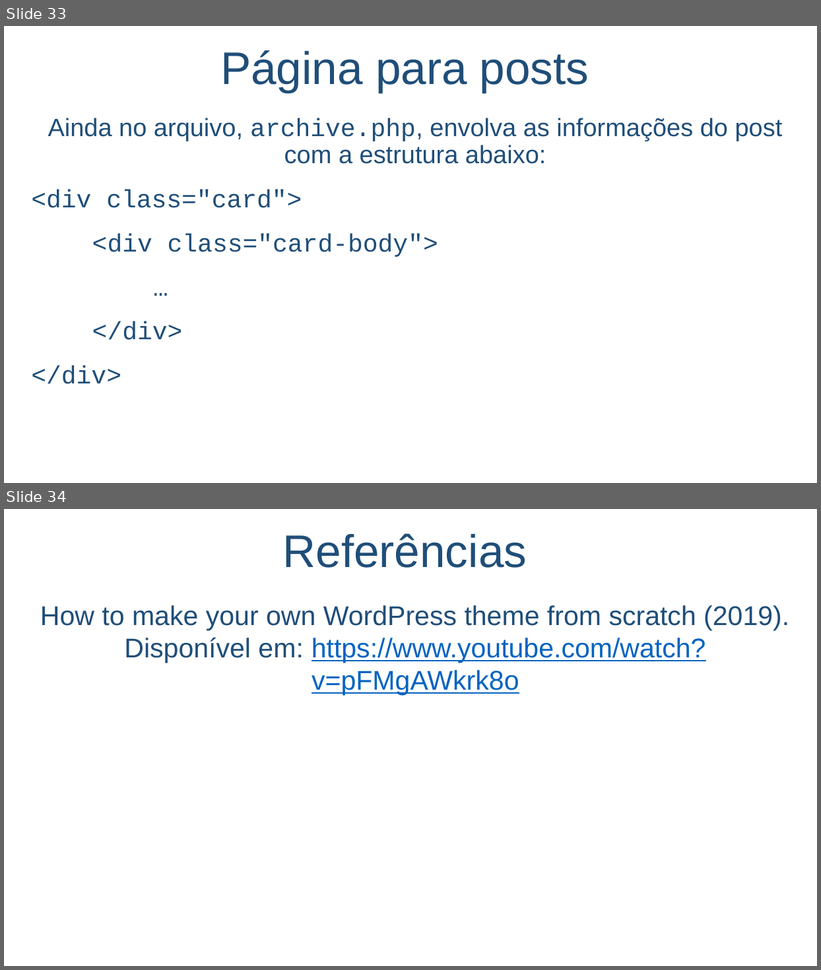
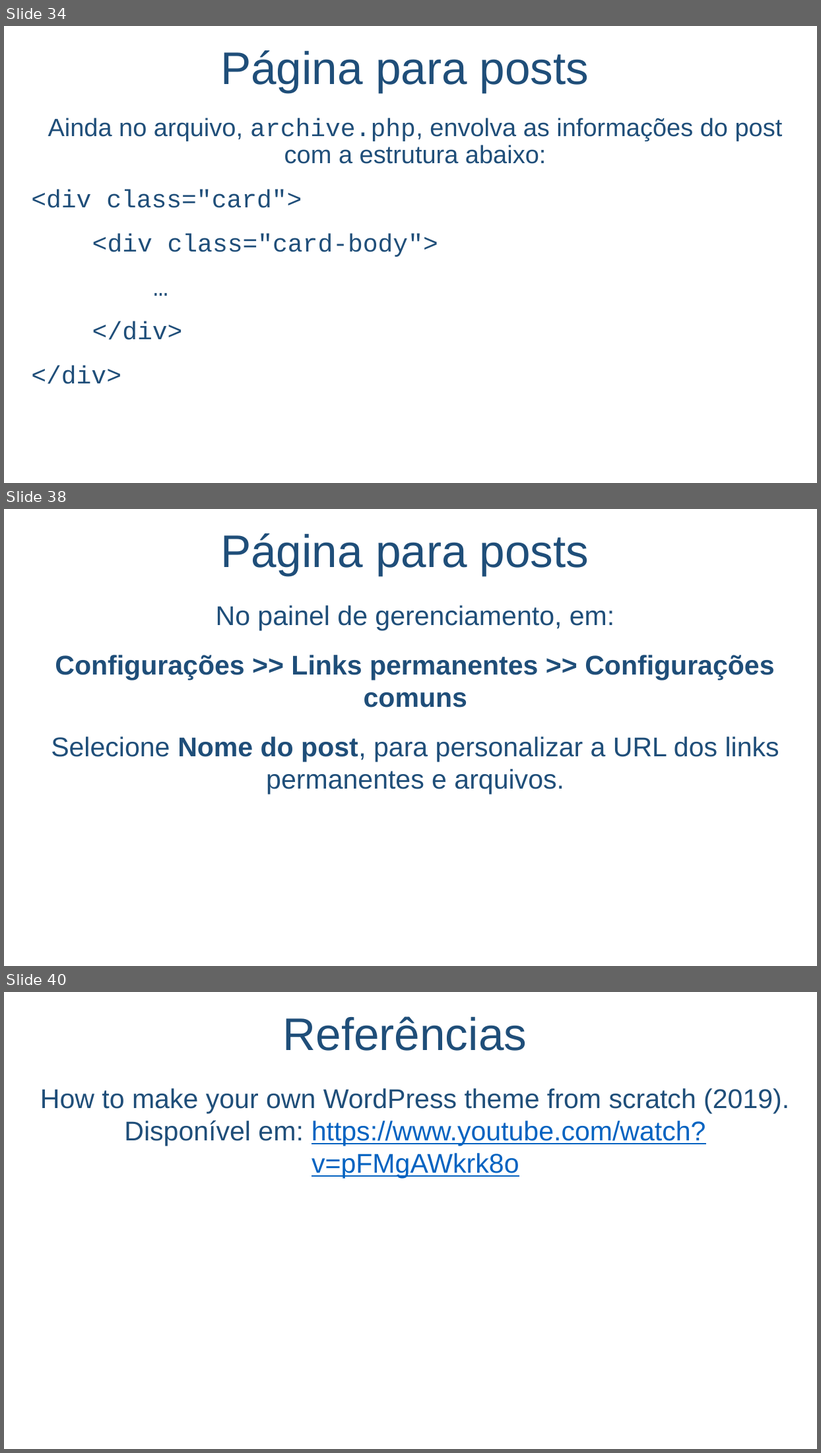
Before and after one commit to salmo-jr/public-slides, a slide deck: wordpress-como-criar-um-novo-tema.pptx. Shown one above the other, each under a label of ours: slides 33 and 34 before the commit, slides 34, 38 and 40 after it; the slides between them are not shown. The pictures are 821x970 and 821x1453 pixels, drawn with LibreOffice and Linux fonts; fonts in the diff are those of the drawing; background and template pictures are left out. Boxes give left, top, right and bottom in pixels: in the first picture for what was removed or moved away, otherwise in the second. Text is boxed around its words. In the diff, an @@ line names an element or a change of style, - is before the commit and + after.

```diff
--- a/wordpress-como-criar-um-novo-tema.pptx
+++ b/wordpress-como-criar-um-novo-tema.pptx
@@ slide 38 added at box(4, 509, 817, 966), background picture (left out) @@
@@ title added at box(220, 533, 589, 576), 54 pt, text #1F4E79 @@
+Página para posts
@@ text added at box(51, 605, 780, 795), 32 pt, text #1F4E79 @@
+No painel de gerenciamento, em:
+Configurações >> Links permanentes >> Configurações comuns
+Selecione Nome do post, para personalizar a URL dos links permanentes e arquivos.
@@ what was slide 33 is now slide 34 @@
@@ what was slide 34 is now slide 40 @@
```
Also in this commit, not shown: 8 slides changed, 5 other slides added.
